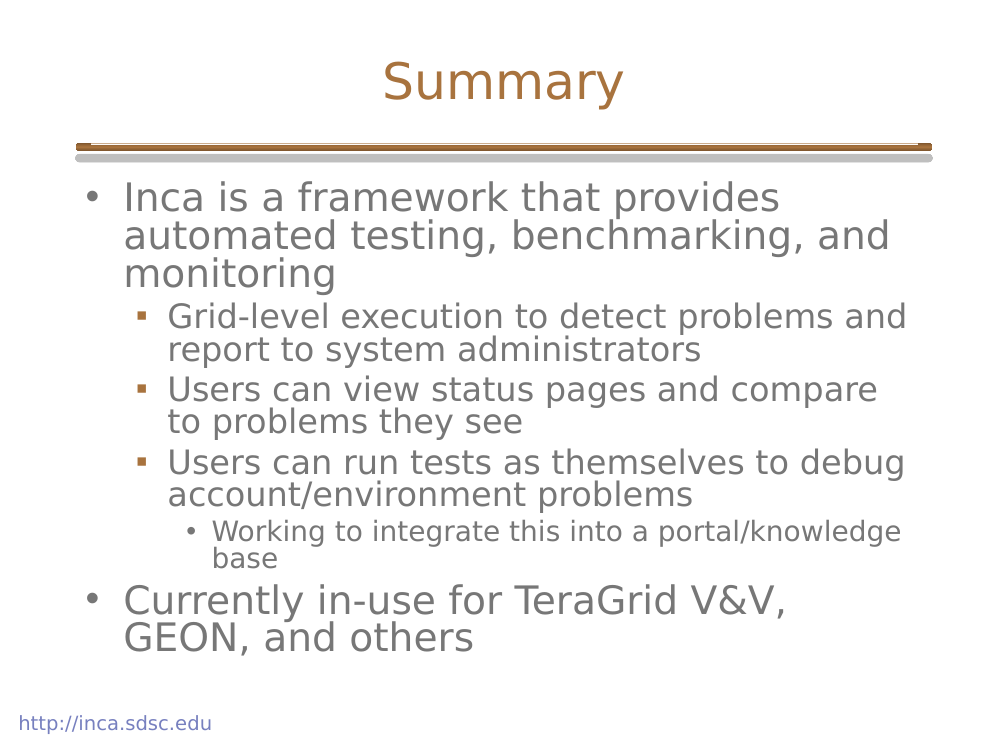
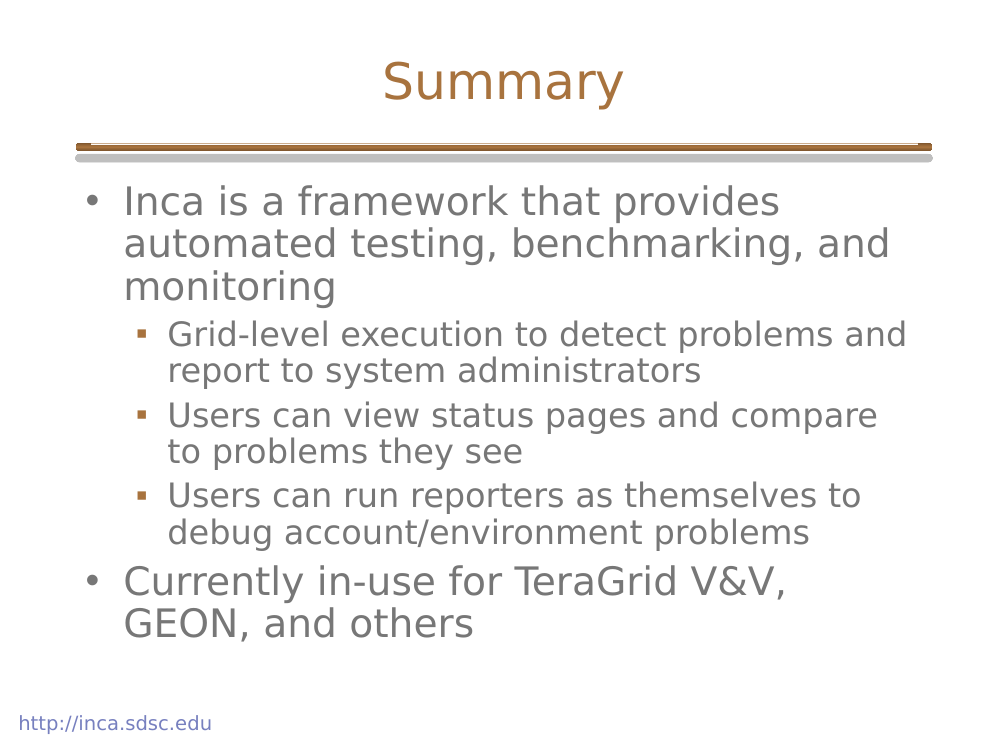
Before and after one commit to IncaProject/inca-xsede, a slide deck: slide 26 of talks/inca_GPW_06-2005.ppt (slide 27 before the commit). Drawn at 1008x756 pixels with LibreOffice and Linux fonts; fonts in the diff are those of the drawing; background and template pictures are left out. Boxes give left, top, right and bottom in pixels: in the first picture for what was removed or moved away, otherwise in the second. Text is boxed around its words. In the diff, an @@ line names an element or a change of style, - is before the commit and + after.

```diff
--- a/talks/inca_GPW_06-2005.ppt
+++ b/talks/inca_GPW_06-2005.ppt
@@ text at box(123, 185, 907, 642): line spacing 0.8 to 0.9 @@
@@ text at box(167, 481, 862, 551): text changed @@
-  ▪ Users can run tests as themselves to debug account/environment problems
-    • Working to integrate this into a portal/knowledge base
+  ▪ Users can run reporters as themselves to debug account/environment problems
```
Also in this commit, not shown: 5 other slides changed, 2 slides removed.
